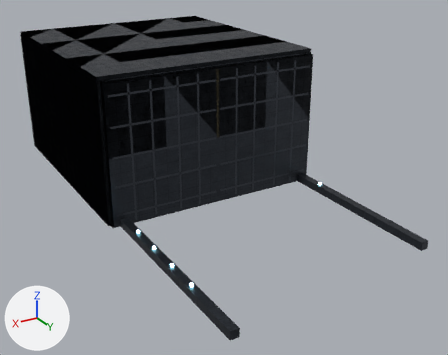
The glTF model assets/places/menu_cargobay.glb: old version first, new version second.
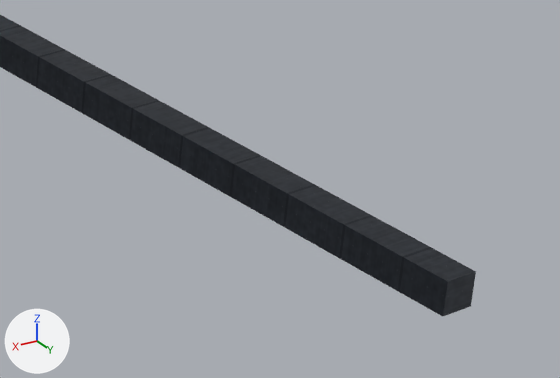
The first picture shows the older version from a camera (50 mm lens) standing at (20.8, 44.0, 19.6) and looking at (-0.6, 8.3, 1.7). The close-ups show the older and then the newer version on the part from 72% to 100% of the width and 51% to 74% of the height of that picture. Only the edits that show in the close-ups are written down. The axes (+X, +Y, +Z) are drawn at lower left. The lights are the same throughout. Where no turn or scale is listed for an object, it has been applied to the vertices. Vertices at exactly the same position are counted once.

In view in the first close-up: 'Bay_BayHull'.
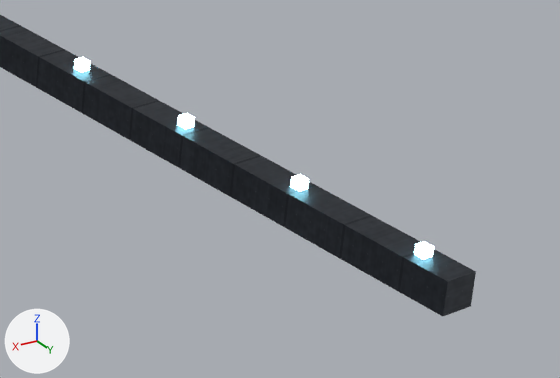
Where the change shows, as pixel boxes (x1, y1, x2, y2) in the close-ups (560 x 378 px):
'Bay_BayEmitCyan', reshaped (not visible before)
    after: (74, 57, 434, 260)
part 1 of me_ceilstrip_0, added
    after: (74, 57, 91, 73)
part 2 of me_ceilstrip_0, added
    after: (177, 113, 195, 129)
part 3 of me_ceilstrip_0, added
    after: (290, 174, 309, 192)
part 4 of me_ceilstrip_0, added
    after: (414, 241, 434, 260)

Patch to the scene script:
```diff
--- a/assets/places/menu_cargobay.glb.py
+++ b/assets/places/menu_cargobay.glb.py
@@ me_ceilstrip_0 @@
 # used by ob_bay_bayemitcyan; location = (0.0, 7.1, 9.64)
-me_ceilstrip_0.from_pydata(...)  # 288 vertices, 432 faces; spans x -7.9..7.9, y -16.4..11.2, z -9.6..0.0
+me_ceilstrip_0.from_pydata(...)  # 328 vertices, 492 faces; spans x -7.9..7.9, y -16.4..13.6, z -9.6..0.0
+# me_ceilstrip_0 part 1: a new loose piece, a box spanning x -7.49..-7.31, y 6.21..6.39, z -8.98..-8.8, in mat_bayemitcyan (black #000000, glowing cyan #a0edff)
+# me_ceilstrip_0 part 2: a new loose piece, a box spanning x -7.49..-7.31, y 8.61..8.79, z -8.98..-8.8, in mat_bayemitcyan (black #000000, glowing cyan #a0edff)
+# me_ceilstrip_0 part 3: a new loose piece, a box spanning x -7.49..-7.31, y 11.01..11.19, z -8.98..-8.8, in mat_bayemitcyan (black #000000, glowing cyan #a0edff)
+# me_ceilstrip_0 part 4: a new loose piece, a box spanning x -7.49..-7.31, y 13.41..13.59, z -8.98..-8.8, in mat_bayemitcyan (black #000000, glowing cyan #a0edff)
+# other edits to the shape of me_ceilstrip_0 do not show in these pictures
 me_ceilstrip_0.materials.append(mat_bayemitcyan)
```
